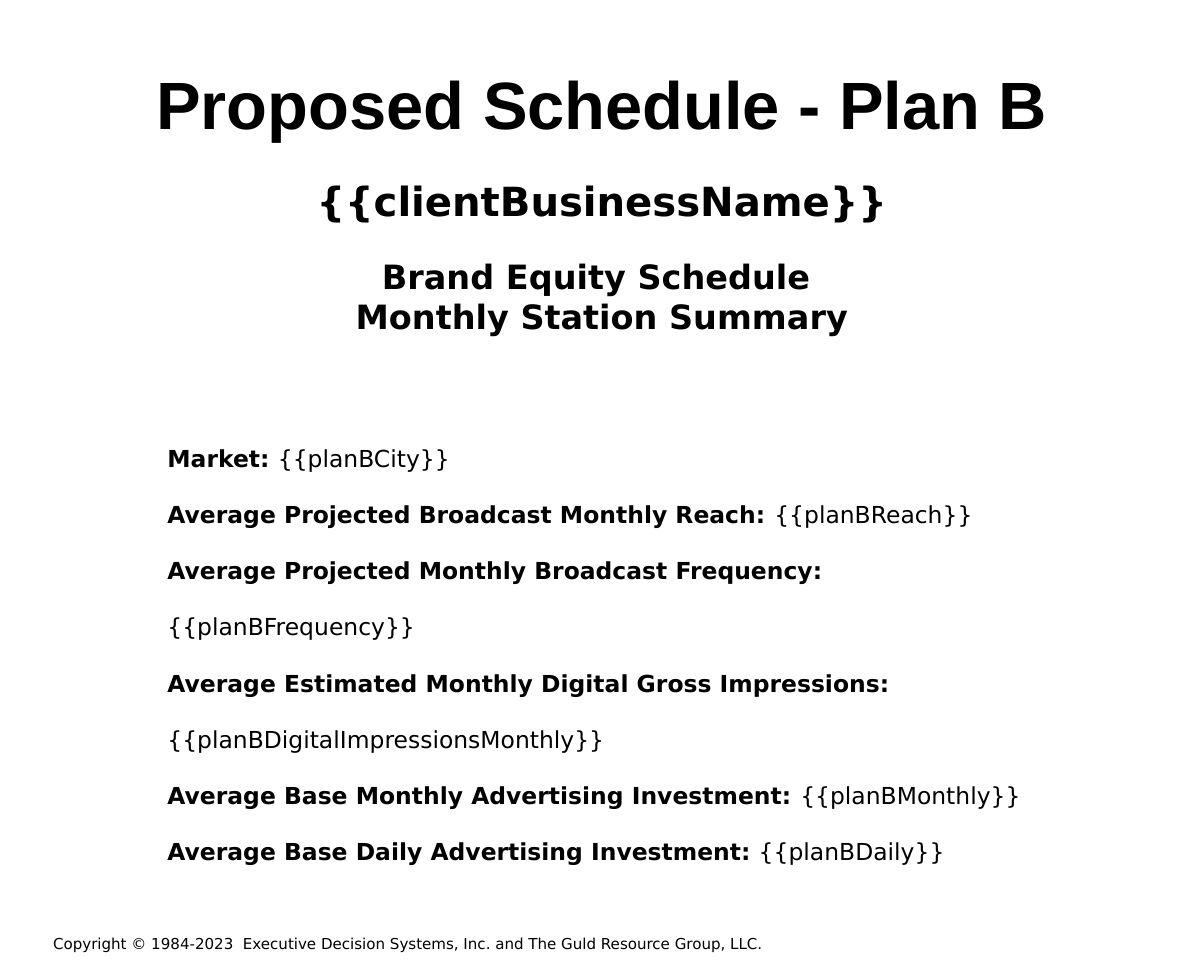
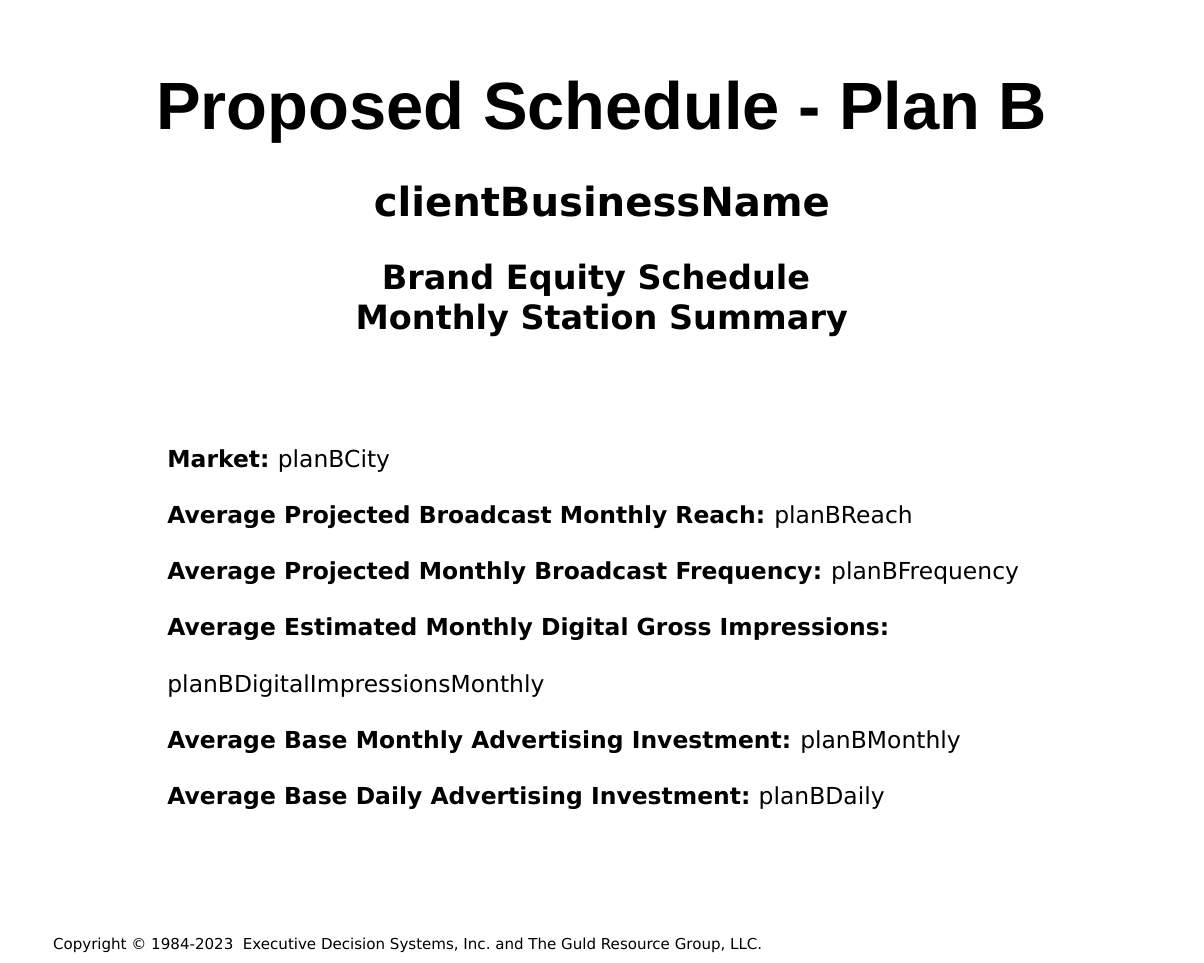
Before and after one commit to hintonandrew510/wizardfrontend, a slide deck: slide 30 of mavenprojectSCR/src/main/resources/powerpointtemplate/tv.pptx. Drawn at 1204x963 pixels with LibreOffice and Linux fonts; fonts in the diff are those of the drawing; background and template pictures are left out. Boxes give left, top, right and bottom in pixels: in the first picture for what was removed or moved away, otherwise in the second. Text is boxed around its words. In the diff, an @@ line names an element or a change of style, - is before the commit and + after.

```diff
--- a/mavenprojectSCR/src/main/resources/powerpointtemplate/tv.pptx
+++ b/mavenprojectSCR/src/main/resources/powerpointtemplate/tv.pptx
@@ text at box(374, 185, 830, 217): text changed @@
-{{clientBusinessName}}
+clientBusinessName
@@ text at box(167, 449, 1019, 809): text changed @@
-Market: {{planBCity}}
-Average Projected Broadcast Monthly Reach: {{planBReach}}
-Average Projected Monthly Broadcast Frequency: {{planBFrequency}}
-Average Estimated Monthly Digital Gross Impressions: {{planBDigitalImpressionsMonthly}}
-Average Base Monthly Advertising Investment: {{planBMonthly}}
-Average Base Daily Advertising Investment: {{planBDaily}}
+Market: planBCity
+Average Projected Broadcast Monthly Reach: planBReach
+Average Projected Monthly Broadcast Frequency: planBFrequency
+Average Estimated Monthly Digital Gross Impressions: planBDigitalImpressionsMonthly
+Average Base Monthly Advertising Investment: planBMonthly
+Average Base Daily Advertising Investment: planBDaily
```
Also in this commit, not shown: 26 other slides changed, 4 other files.
